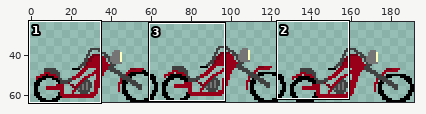
Two versions of one sprite sheet, src/Actors/Vehicles/motobike-riding.png. Above, an overview of the earlier version with the close-up marked.
Close-up. As it was:
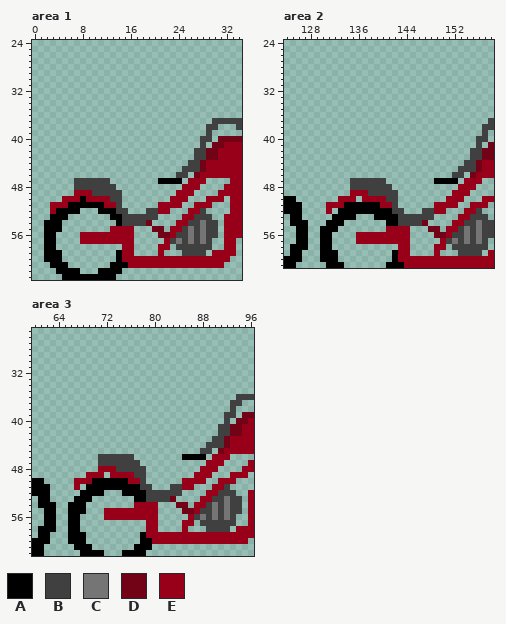
The file is 192x64 pixels. Shown: area 1: x 0..34, y 24..63; area 2: x 124..158, y 24..61; area 3: x 60..96, y 25..62. The wide view leaves out empty margins.
Palette (. is transparent): A #000000  B #404040  C #757575  D #720316  E #98001a
Pixels before, area 1, first column x 2:
37 ............................BBBBB
38 ...........................BB...B
39 ...........................B.....
40 ..........................BB.DDDD
41 ..........................B.DDEEE
42 .........................BBDDEEEE
43 .........................BBDDEEEE
44 ........................BBDEEEEEE
45 .......................BBBDEEEEEE
46 ......................BB.DEEEEEEE
47 .....BBBBBB........AAAA.EEE....EE
48 .....BBBBBBB...........EEE....EEE
49 .....EEEBBBBB.........EEE....EEEE
50 ...EEEAEEEEBB........EEE...EEE.EE
51 .EEEAAAAAAEEB......EEEE..EEE...EE
52 .EAAAA...AAABB...BBEE...EEB....EE
53 .AAA.......AABBBBBB....EEBBB..EEE
54 AAA.........ABBBBD....EEBBCBB.EEE
55 AAA........EEEE...DD.EEBCBCBB.EEE
56 AA....EEEEEEEEE....DDEBBCBCBB.EEE
57 AA....EEEEEEEEE.....EBCBCBCB..EE.
58 AA...........EE....EE.BBBBBB..EE.
59 AAA.........AEE....E...BBBB.EEEE.
60 AAA.........AEEEEEEEEEEEEEEEEEE..
61 .AAA.......AAAEEEEEEEEEEEEEEEE...
62 ..AAAA...AAAA....................
63 ...AAAAAAAAA.....................
Pixels before, area 2, first column x 124:
37 ..................................B
38 .................................BB
39 .................................B.
40 ................................BB.
41 ................................B.D
42 ...............................BBDD
43 ...............................BBDD
44 ..............................BBDEE
45 .............................BBBDEE
46 ............................BB.DEEE
47 ...........BBBBBB........AAAA.EEE..
48 ...........BBBBBBB...........EEE...
49 ...........EEEBBBBB.........EEE....
50 AA.......EEE.EEEEBB........EEE...EE
51 AAA....EEEAAAAAAEEB......EEEE..EEE.
52 AAA....E.AAAAAAAAABB...BBEE...EEB..
53 .AA.....AAAA...AAAABBBBBB....EEBBB.
54 .AAA...AAA.......AABBBBD....EEBBCBB
55 ..AA..AAA........EEEE...DD.EEBCBCBB
56 ..AA..AA....EEEEEEEEE....DDEBBCBCBB
57 ..AA..AA....EEEEEEEEE.....EBCBCBCB.
58 .AAA..AA...........EE....EE.BBBBBB.
59 .AA...AAA.........AEE....E...BBBB.E
60 AAA...AAA.........AEEEEEEEEEEEEEEEE
61 AA.....AAA.......AAAEEEEEEEEEEEEEEE
Pixels before, area 3, first column x 60:
36 ..................................BBB
37 .................................BB..
38 .................................B...
39 ................................BB.DD
40 ................................B.DDE
41 ...............................BBDDEE
42 ...............................BBDDEE
43 ..............................BBDEEEE
44 .............................BBBDEEEE
45 ............................BB.DEEEEE
46 ...........BBBBBB........AAAA.EEE....
47 ...........BBBBBBB...........EEE....E
48 ...........EEEBBBBB.........EEE....EE
49 .........EEE.EEEEBB........EEE...EEE.
50 AA.....EEEAAAAAAEEB......EEEE..EEE...
51 AAA....E.AAAAAAAAABB...BBEE...EEB....
52 AAA.....AAAA...AAAABBBBBB....EEBBB..E
53 .AA....AAA.......AABBBBD....EEBBCBB.E
54 .AAA..AAA........EEEE...DD.EEBCBCBB.E
55 ..AA..AAA...EEEEEEEEE....DDEBBCBCBB.E
56 ..AA..AA....EEEEEEEEE.....EBCBCBCB..E
57 ..AA..AA...........EE....EE.BBBBBB..E
58 .AAA..AA...........EE....E...BBBB.EEE
59 .AA...AAA.........AEEEEEEEEEEEEEEEEEE
60 AAA...AAA.........AAEEEEEEEEEEEEEEEE.
61 AA.....AAA.......AAA.................
62 AA......AAAA...AAAA..................
Once edited:
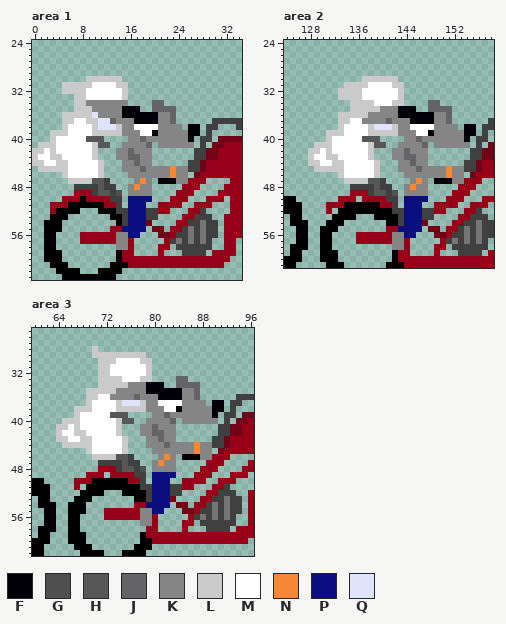
Colours new in this view: F #010107  G #505050  H #575757  J #646466  K #858585  L #cacaca  M #ffffff  N #f58735  P #0a0e7e  Q #e1e2fc
The exact change:
Changed rows in their new state; - is an unchanged pixel.
Area 1:
first column x 0:
30 ---------LLLLLL-------------
31 -----LLLLLMMMMLL------------
32 -----LLLLMMMMMML------------
33 -------LLMMMMMML------------
34 -------LLKKKKKKK----JJ------
35 -------LLLKKKKKFFF--JJJJ----
36 -----LLLLLQKKKKFFFFFFKKJ----
37 -----LLMMLLQQJKKKFFFFKKJ----
38 -----LMMMMLQQQLKKMMMMKKKK-FF
39 ---LLLMMMMLLLLLKKKMMFKKKKKFF
40 ---LMMMMMHHH----KKJKKKKKKKF-
41 -LLLMMMMMMLHH--KKKKJ-KKKKKK-
42 LLMLMMMMMML---KKJKKK--------
43 LMMLLMMMMML---KKJJKK--------
44 LLMMLLMMMMML---KKJKK--------
45 -LLLLLMMMMML---KKKJKKKKNKK--
46 -----LMMMMML----KKKKKKKNKK--
47 ------LLLLHH-----KNK----KK--
48 -----------H----KNKK--------
49 -----------HH-G-KKKK--------
50 ----------------PPPP--------
51 ----------------PPP---------
52 ----------------PPP---------
53 ----------------PPP---------
54 ----------------PPP---------
55 ---------------PPPP---------
56 --------------KKPP----------
57 --------------KK------------
58 --------------KK------------
Area 2:
first column x 128:
30 ---------LLLLLL-------------
31 ------LLLLMMMMLL------------
32 -----LLLLMMMMMML------------
33 -----LLLLMMMMMML------------
34 -------LLLLMMMLL----JJ------
35 -------LLLLLKKKFFF--JJJJ----
36 -----LLLLLKKKKKFFFFFFKKJ----
37 -----LLMMKKKKJKKKFFFFKKJ----
38 -----LMMMMLQQQLKKMMMMKKKK-FF
39 ---LLLMMMMLLLLLKKKMMFKKKKKFF
40 ---LMMMMMHHH----KKJKKKKKKKF-
41 -LLLMMMMMMLHH--KKKKJ-KKKKKK-
42 LLMLMMMMMML---KKJKKK--------
43 LMMLLMMMMML---KKJJKK--------
44 LLMMLLMMMMML---KKJKK--------
45 -LLLLLMMMMML---KKKJKKKKNKK--
46 -----LMMMMML----KKKKKKKNKK--
47 ------LLLLHH-----KNK----KK--
48 -----------H----KNKK--------
49 -----------HH-G-KKKK--------
50 ----------------PPPP--------
51 ----------------PPP---------
52 ----------------PPP---------
53 ----------------PPP---------
54 ----------------PPP---------
55 ---------------PPPP---------
56 --------------KKPP----------
57 --------------KK------------
58 --------------KK------------
Area 3:
first column x 64:
28 ------L---------------------
29 ------LLLLLLLLL-------------
30 -------LLLMMMMLL------------
31 -------LLMMMMMML------------
32 -------LLMMMMMML------------
33 -------LLLLMMMLL----JJ------
34 -------LLLLLKKKFFF--JJJJ----
35 -----LLLLLKKKKKFFFFFFKKJ----
36 -----LLMMKKKKJKKKFFFFKKJ----
37 -----LMMMMLQQQLKKMMMMKKKK-FF
38 ---LLLMMMMLLLLLKKKMMFKKKKKFF
39 ---LMMMMMHHH----KKJKKKKKKKF-
40 -LLLMMMMMMLHH--KKKKJ-KKKKKK-
41 LLMLMMMMMML---KKJKKK--------
42 LMMLLMMMMML---KKJJKK--------
43 LLMMLLMMMMML---KKJKK--------
44 -LLLLLMMMMML---KKKJKKKKNKK--
45 -----LMMMMML----KKKKKKKNKK--
46 ------LLLLHH-----KNK----KK--
47 -----------H----KNKK--------
48 -----------HH-G-KKKK--------
49 ----------------PPPP--------
50 ----------------PPP---------
51 ----------------PPP---------
52 ----------------PPP---------
53 ----------------PPP---------
54 ---------------PPPP---------
55 --------------KKPP----------
56 --------------KK------------
57 --------------KK------------
Where, in picture pixels (left, top, right, bottom), the same in both close-ups:
changed: (32, 76, 200, 250)
changed: (308, 76, 476, 250)
changed: (56, 346, 224, 526)
